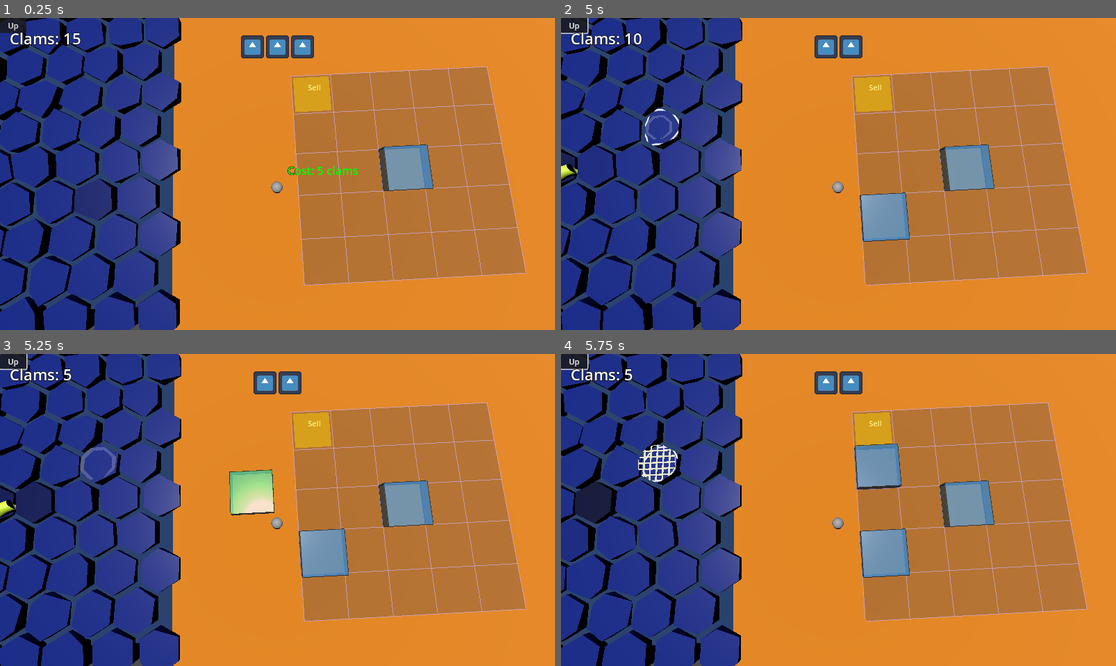
Above: before the commit, frames 1-4 (two rows, left to right).
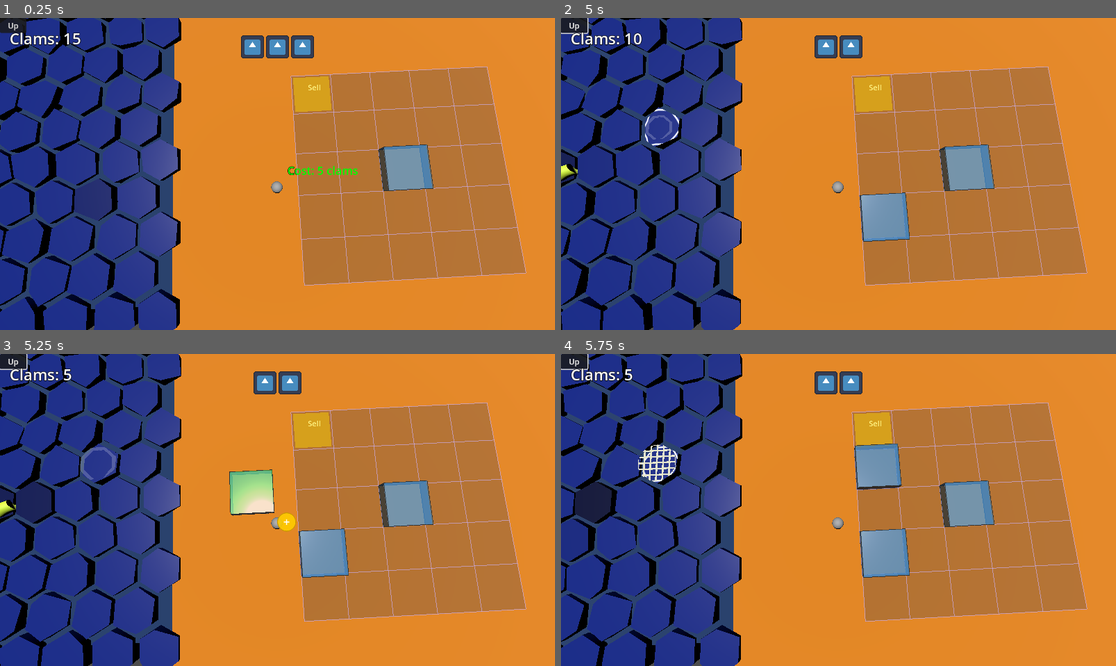
Above: after the commit, the same moments.

Repository: BinRoot/ludum-dare-58
Game: Godot game, scene res://Scenes/world.tscn
Two runs of this game, one before a commit and one after it. Both use one fixed random seed, a clock stepped at 60 frames per second and the inputs below. The engine's default icon, where the game draws it, is replaced by a stand-in: a white triangle on a blue panel in a dark square.
Inputs (mouse positions are in pixels of both pictures, inside the frame that each line leads up to):
- Up to frame 1 (0.25 s): no input
- Up to frame 2 (5 s): click "Up" at 0.5 s; click "Up" at 1.25 s; click "Up" at 2 s; move the mouse to (810, 236) at 2.77 s; click (810, 236) at 2.92 s; drag from (1005, 220) to (810, 236) at 3.52 s; move the mouse to (672, 127) at 4.27 s; click (672, 127) at 4.42 s
- Up to frame 3 (5.25 s): drag from (305, 510) to (111, 463) at 5.02 s
- Up to frame 4 (5.75 s): no input

Frames 1-2 are identical in both runs. In frame 3, 0.2% of the frame differs, in the area x 49-54%, y 50-58%; in frame 4, nothing differs.

Commit message:
combine fish tank

Diff:
--- a/Scenes/fish_tank.gd
+++ b/Scenes/fish_tank.gd
@@ -41,6 +41,9 @@
 var capacity_bar: ProgressBar = null  # UI progress bar for capacity
 var capacity_bar_container: Control = null  # Container for the progress bar
 
+# Combine button system
+var combine_buttons: Dictionary = {}  # Maps adjacent tank to button node
+
 func _ready():
 	# Allow fish tanks to be interactive even when the game is paused
 	process_mode = Node.PROCESS_MODE_ALWAYS
@@ -59,6 +62,9 @@
 
 	# Update position based on grid coordinates
 	update_position()
+
+	# Check for adjacent tanks and create combine buttons
+	_update_combine_buttons()
 
 func _calculate_cell_size_from_boundary():
 	if not bounds_shape:
@@ -117,6 +123,9 @@
 func _exit_tree():
 	# Remove from global list when deleted
 	all_tanks.erase(self)
+
+	# Clean up all combine buttons
+	_cleanup_combine_buttons()
 
 func _create_tank_visual():
 	# Create the glass tank body
@@ -385,6 +394,9 @@
 		# If dropped over sell tile, execute sale
 		if _is_over_sell_tile():
 			_sell_this_tank()
+		else:
+			# Update combine buttons after moving
+			_update_all_tanks_combine_buttons()
 
 func _process(_delta):
 	if is_dragging:
@@ -394,6 +406,9 @@
 		_update_fish_positions(old_position)
 		# Update visual feedback based on collision state
 		_update_drag_visual_feedback()
+
+	# Update combine button positions every frame
+	_update_combine_button_positions()
 
 func _input(event: InputEvent):
 	# Handle mouse button release globally (not just when over the tank)
@@ -905,3 +920,303 @@
 	# Delete fish after animation
 	death_tween.chain()
 	death_tween.tween_callback(fish.queue_free)
+
+# ===========================
+# Combine Button System
+# ===========================
+
+# Check if two tanks share a side (are adjacent)
+func _tanks_share_side(tank_a: Dictionary, tank_b: Dictionary) -> bool:
+	var a_row: int = tank_a.row
+	var a_col: int = tank_a.col
+	var a_width: int = tank_a.width
+	var a_height: int = tank_a.height
+
+	var b_row: int = tank_b.row
+	var b_col: int = tank_b.col
+	var b_width: int = tank_b.width
+	var b_height: int = tank_b.height
+
+	# Check horizontal adjacency (side by side)
+	# Tank B is to the right of Tank A
+	if a_col + a_width == b_col:
+		# Check if they share any rows
+		var a_row_end = a_row + a_height
+		var b_row_end = b_row + b_height
+		if not (a_row >= b_row_end or b_row >= a_row_end):
+			return true
+
+	# Tank A is to the right of Tank B
+	if b_col + b_width == a_col:
+		var a_row_end = a_row + a_height
+		var b_row_end = b_row + b_height
+		if not (a_row >= b_row_end or b_row >= a_row_end):
+			return true
+
+	# Check vertical adjacency (one above/below the other)
+	# Tank B is below Tank A
+	if a_row + a_height == b_row:
+		# Check if they share any columns
+		var a_col_end = a_col + a_width
+		var b_col_end = b_col + b_width
+		if not (a_col >= b_col_end or b_col >= a_col_end):
+			return true
+
+	# Tank A is below Tank B
+	if b_row + b_height == a_row:
+		var a_col_end = a_col + a_width
+		var b_col_end = b_col + b_width
+		if not (a_col >= b_col_end or b_col >= a_col_end):
+			return true
+
+	return false
+
+# Check if combining two tanks would create a valid rectangle
+func _can_combine_to_rectangle(tank_a: Dictionary, tank_b: Dictionary) -> bool:
+	# First check if they share a side
+	if not _tanks_share_side(tank_a, tank_b):
+		return false
+
+	# Get the bounding box of both tanks combined
+	var min_row = min(tank_a.row, tank_b.row)
+	var min_col = min(tank_a.col, tank_b.col)
+	var max_row = max(tank_a.row + tank_a.height, tank_b.row + tank_b.height)
+	var max_col = max(tank_a.col + tank_a.width, tank_b.col + tank_b.width)
+
+	var combined_width = max_col - min_col
+	var combined_height = max_row - min_row
+	var combined_area = combined_width * combined_height
+
+	# The actual area covered by both tanks
+	var actual_area = (tank_a.width * tank_a.height) + (tank_b.width * tank_b.height)
+
+	# If the combined area equals the actual area, it's a perfect rectangle
+	return combined_area == actual_area
+
+# Update combine buttons for all adjacent tanks
+func _update_combine_buttons():
+	# Clean up existing buttons first
+	_cleanup_combine_buttons()
+
+	# Find all adjacent tanks that can be combined
+	for tank in all_tanks:
+		if tank == self or not is_instance_valid(tank):
+			continue
+
+		if not tank.has_method("get_grid_bounds"):
+			continue
+
+		var my_bounds = get_grid_bounds()
+		var other_bounds = tank.get_grid_bounds()
+
+		# Check if we can combine these tanks
+		if _can_combine_to_rectangle(my_bounds, other_bounds):
+			# Create a combine button between them (only if not already created)
+			if not combine_buttons.has(tank):
+				_create_combine_button(tank)
+
+# Create a combine button between this tank and another
+func _create_combine_button(other_tank: Node3D):
+	# Create a 2D button
+	var button = Button.new()
+	button.text = "+"
+	button.custom_minimum_size = Vector2(40, 40)
+
+	# Style the button
+	var style_normal = StyleBoxFlat.new()
+	style_normal.bg_color = Color(1.0, 0.8, 0.0, 0.9)  # Gold/yellow
+	style_normal.border_color = Color(0.8, 0.6, 0.0, 1.0)
+	style_normal.set_border_width_all(2)
+	style_normal.corner_radius_top_left = 20
+	style_normal.corner_radius_top_right = 20
+	style_normal.corner_radius_bottom_left = 20
+	style_normal.corner_radius_bottom_right = 20
+	button.add_theme_stylebox_override("normal", style_normal)
+
+	var style_hover = StyleBoxFlat.new()
+	style_hover.bg_color = Color(1.0, 1.0, 0.0, 1.0)  # Brighter yellow
+	style_hover.border_color = Color(0.8, 0.6, 0.0, 1.0)
+	style_hover.set_border_width_all(2)
+	style_hover.corner_radius_top_left = 20
+	style_hover.corner_radius_top_right = 20
+	style_hover.corner_radius_bottom_left = 20
+	style_hover.corner_radius_bottom_right = 20
+	button.add_theme_stylebox_override("hover", style_hover)
+
+	var style_pressed = StyleBoxFlat.new()
+	style_pressed.bg_color = Color(0.8, 0.6, 0.0, 1.0)  # Darker when pressed
+	style_pressed.border_color = Color(0.6, 0.4, 0.0, 1.0)
+	style_pressed.set_border_width_all(2)
+	style_pressed.corner_radius_top_left = 20
+	style_pressed.corner_radius_top_right = 20
+	style_pressed.corner_radius_bottom_left = 20
+	style_pressed.corner_radius_bottom_right = 20
+	button.add_theme_stylebox_override("pressed", style_pressed)
+
+	# Style the text
+	button.add_theme_font_size_override("font_size", 24)
+	button.add_theme_color_override("font_color", Color(1.0, 1.0, 1.0))
+	button.add_theme_color_override("font_hover_color", Color(1.0, 1.0, 1.0))
+	button.add_theme_color_override("font_pressed_color", Color(1.0, 1.0, 1.0))
+
+	# Connect button press signal
+	button.pressed.connect(_combine_with_tank.bind(other_tank))
+
+	# Get or create the UI layer
+	var ui_layer = _get_or_create_ui_layer()
+	ui_layer.add_child(button)
+
+	# Store reference with the 3D position for positioning
+	var button_data = {
+		"button": button,
+		"other_tank": other_tank,
+		"world_position": Vector3.ZERO  # Will be updated in _update_combine_button_positions
+	}
+	combine_buttons[other_tank] = button_data
+
+	# Initial position update
+	_update_combine_button_positions()
+
+# Get or create a CanvasLayer for UI elements
+func _get_or_create_ui_layer() -> CanvasLayer:
+	# Try to find existing UI layer in the scene
+	var root = get_tree().root
+	for child in root.get_children():
+		if child.name == "CombineButtonLayer":
+			return child as CanvasLayer
+
+	# Create new CanvasLayer if it doesn't exist
+	var ui_layer = CanvasLayer.new()
+	ui_layer.name = "CombineButtonLayer"
+	ui_layer.layer = 100  # High layer to appear on top
+	root.add_child(ui_layer)
+	return ui_layer
+
+# Update positions of all combine buttons
+func _update_combine_button_positions():
+	var camera = get_viewport().get_camera_3d()
+	if not camera:
+		return
+
+	for tank in combine_buttons.keys():
+		if not is_instance_valid(tank):
+			continue
+
+		var button_data = combine_buttons[tank]
+		var button = button_data.button
+
+		if not is_instance_valid(button):
+			continue
+
+		# Calculate 3D world position (midpoint between tanks)
+		var mid_position = (global_position + tank.global_position) / 2.0
+		mid_position.y += tank_height / 2.0
+
+		# Convert 3D position to 2D screen position
+		var screen_pos = camera.unproject_position(mid_position)
+
+		# Check if position is behind camera
+		var cam_to_point = mid_position - camera.global_position
+		if cam_to_point.dot(-camera.global_transform.basis.z) < 0:
+			# Behind camera, hide button
+			button.visible = false
+			continue
+
+		# Position button (center it on the point)
+		button.position = screen_pos - button.size / 2.0
+		button.visible = true
+
+# Clean up all combine buttons
+func _cleanup_combine_buttons():
+	for button_data in combine_buttons.values():
+		if button_data is Dictionary and button_data.has("button"):
+			var button = button_data.button
+			if is_instance_valid(button):
+				button.queue_free()
+	combine_buttons.clear()
+
+# Combine this tank with another tank
+func _combine_with_tank(other_tank: Node3D):
+	if not is_instance_valid(other_tank):
+		return
+
+	if not other_tank.has_method("get_grid_bounds"):
+		return
+
+	var my_bounds = get_grid_bounds()
+	var other_bounds = other_tank.get_grid_bounds()
+
+	# Verify we can still combine (double-check)
+	if not _can_combine_to_rectangle(my_bounds, other_bounds):
+		return
+
+	print("Combining tanks!")
+
+	# Calculate new bounds
+	var new_row = min(my_bounds.row, other_bounds.row)
+	var new_col = min(my_bounds.col, other_bounds.col)
+	var new_width = max(my_bounds.col + my_bounds.width, other_bounds.col + other_bounds.width) - new_col
+	var new_height = max(my_bounds.row + my_bounds.height, other_bounds.row + other_bounds.height) - new_row
+
+	# Combine all fish from both tanks
+	var all_fish: Array[Node3D] = []
+	all_fish.append_array(contained_fish)
+	if other_tank.has_method("get") and "contained_fish" in other_tank:
+		all_fish.append_array(other_tank.contained_fish)
+
+	# Update this tank's dimensions
+	width = new_width
+	height = new_height
+	row = new_row
+	col = new_col
+
+	# Update max capacity based on new size
+	max_capacity = 100.0 * (width * height)
+
+	# Recreate visuals with new dimensions
+	_recreate_tank_visuals()
+
+	# Update position
+	update_position()
+
+	# Clear fish list and re-add all fish
+	contained_fish.clear()
+	current_capacity = 0.0
+
+	for fish in all_fish:
+		if fish and is_instance_valid(fish):
+			add_fish(fish)
+
+	# Delete the other tank
+	if is_instance_valid(other_tank):
+		other_tank.queue_free()
+
+	# Update combine buttons for all tanks
+	_update_all_tanks_combine_buttons()
+
+# Recreate tank visuals with new dimensions
+func _recreate_tank_visuals():
+	# Remove old visuals
+	if mesh_instance:
+		mesh_instance.queue_free()
+	if frame_mesh_instance:
+		frame_mesh_instance.queue_free()
+	if water_mesh_instance:
+		water_mesh_instance.queue_free()
+	if static_body:
+		static_body.queue_free()
+	if capacity_bar:
+		# Find and remove the viewport container
+		for child in get_children():
+			if child is SubViewport:
+				child.queue_free()
+
+	# Recreate everything
+	_create_tank_visual()
+	_setup_interaction()
+
+# Update combine buttons for all tanks in the scene
+func _update_all_tanks_combine_buttons():
+	for tank in all_tanks:
+		if is_instance_valid(tank) and tank.has_method("_update_combine_buttons"):
+			tank._update_combine_buttons()
